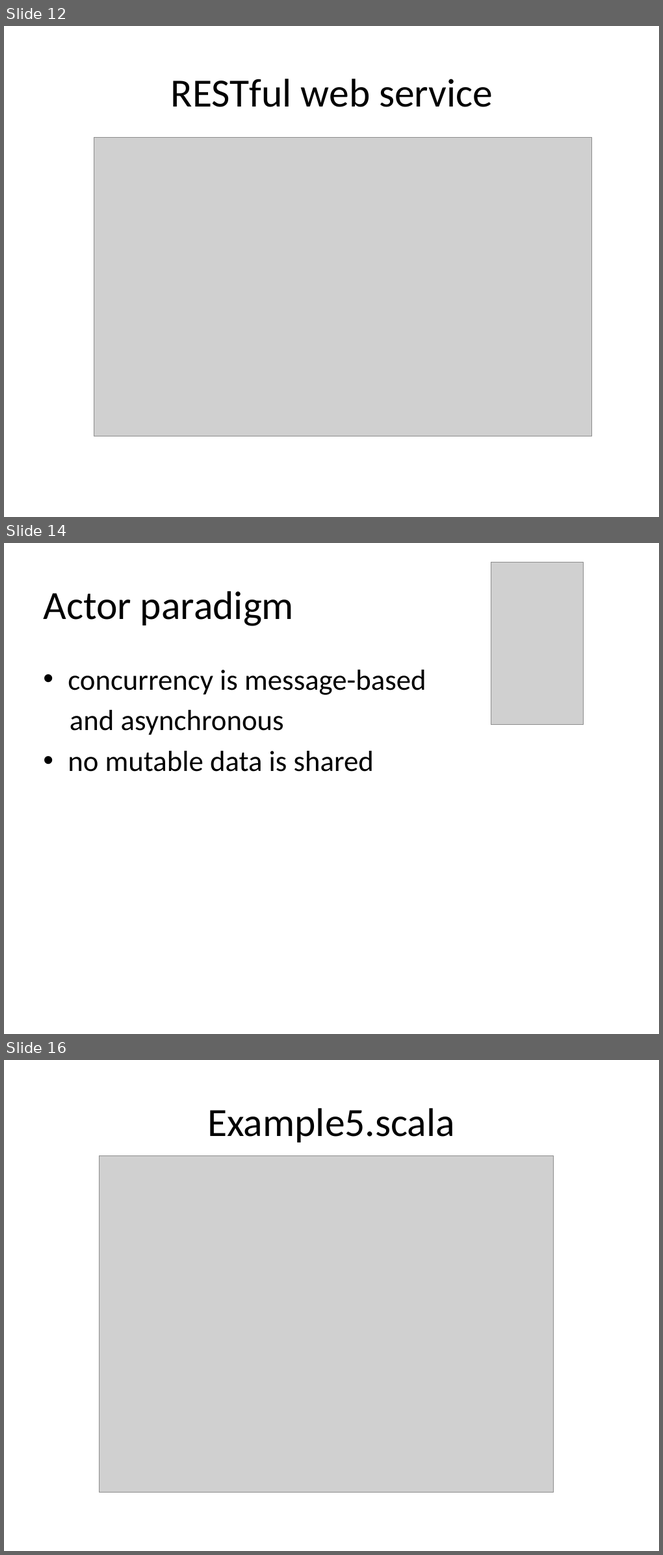
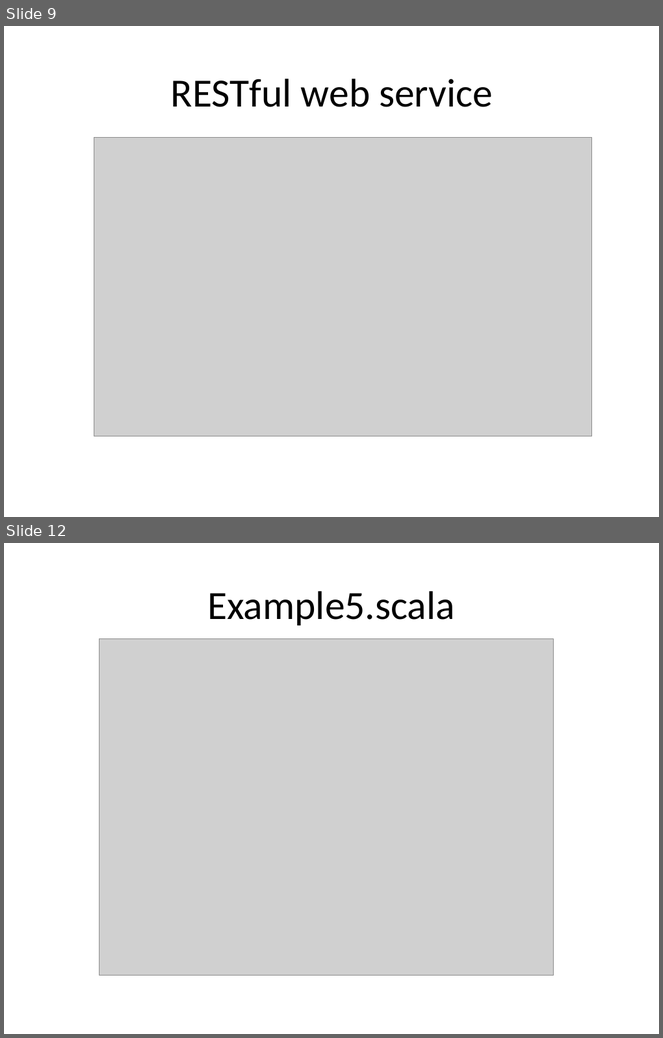
Before and after one commit to martadoberschuetz/scala, a slide deck: project presentation final.pptx. Shown one above the other, each under a label of ours: slides 12, 14 and 16 before the commit, slides 9 and 12 after it; the slides between them are not shown. The pictures are 663x1555 and 663x1038 pixels, drawn with LibreOffice and Linux fonts; fonts in the diff are those of the drawing; grey boxes stand for pictures. Boxes give left, top, right and bottom in pixels: in the first picture for what was removed or moved away, otherwise in the second. Text is boxed around its words. In the diff, an @@ line names an element or a change of style, - is before the commit and + after.

```diff
--- a/project presentation final.pptx
+++ b/project presentation final.pptx
@@ slide 14 removed at box(4, 543, 659, 1034), background #FFFFFF @@
@@ picture removed at box(492, 562, 583, 724) @@
@@ title removed at box(43, 591, 294, 626) @@
-Actor paradigm
@@ text removed at box(68, 670, 426, 772) @@
-• concurrency is message-based
-and asynchronous
-• no mutable data is shared
@@ what was slide 12 is now slide 9 @@
@@ what was slide 16 is now slide 12 @@
```
Also in this commit, not shown: 7 slides changed, 7 other slides removed.
